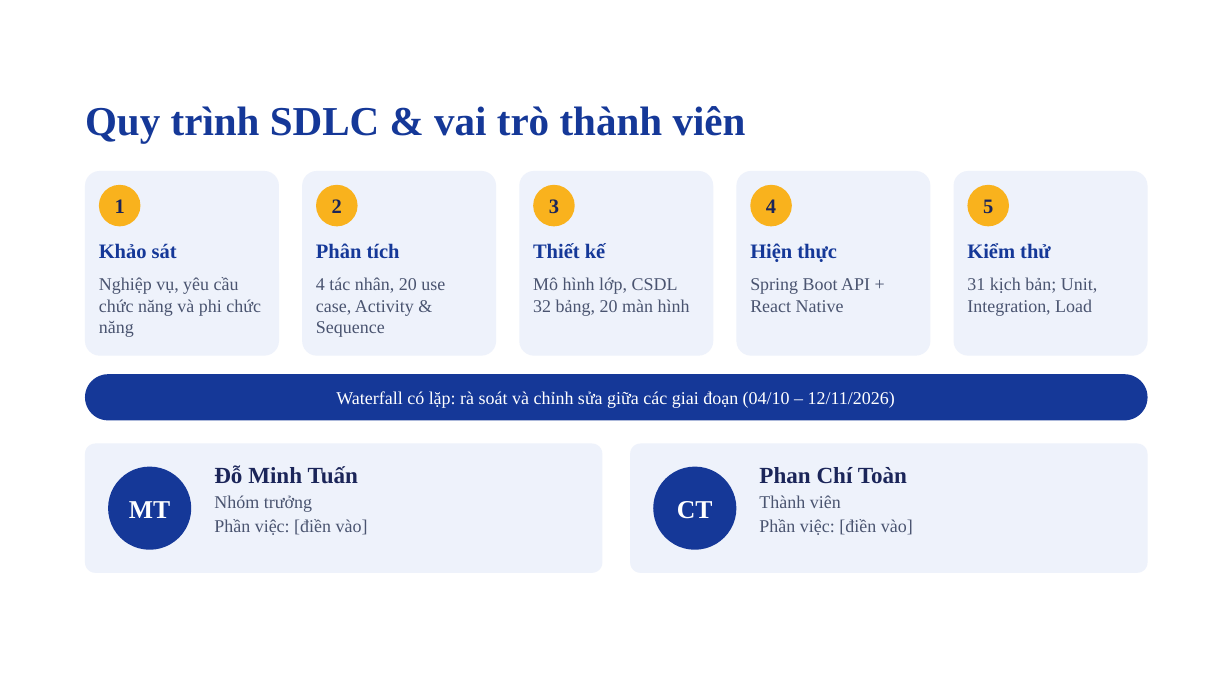
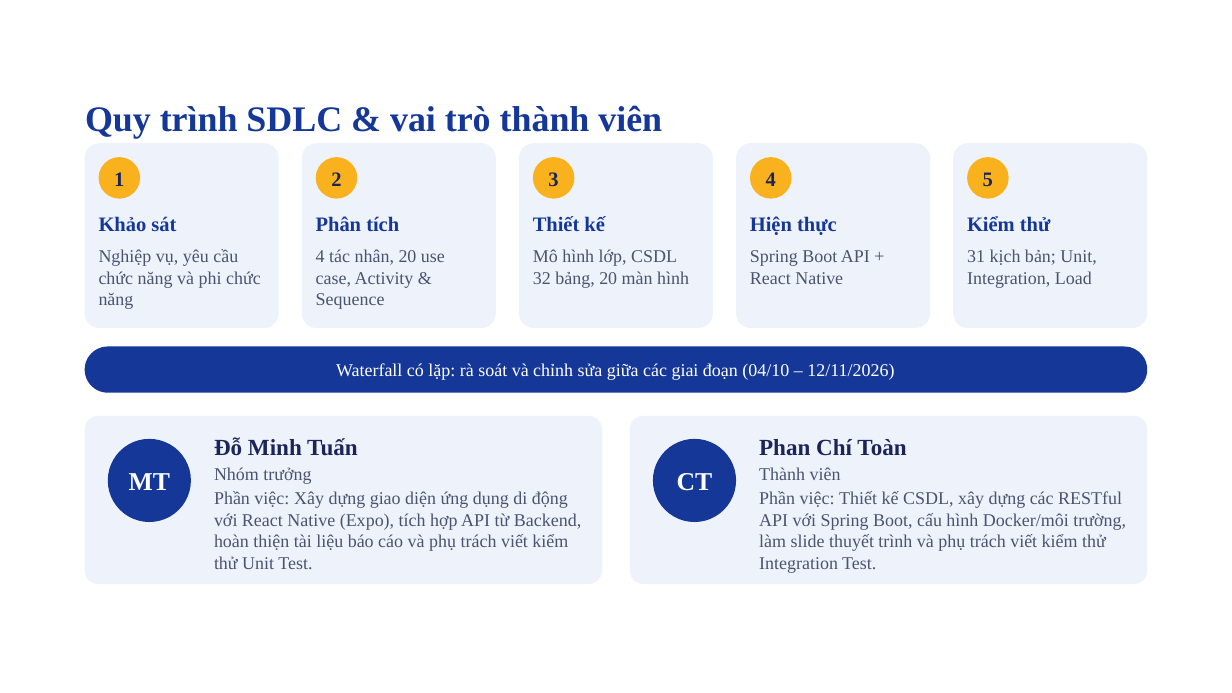
Before and after one commit to dotuanlt/N14_E_Learning_App, a slide deck: slide 5 of documents/ELearning_Nhom14.pptx. Drawn at 1232x693 pixels with LibreOffice and Linux fonts; fonts in the diff are those of the drawing; background and template pictures are left out. Boxes give left, top, right and bottom in pixels: in the first picture for what was removed or moved away, otherwise in the second. Text is boxed around its words. In the diff, an @@ line names an element or a change of style, - is before the commit and + after.

```diff
--- a/documents/ELearning_Nhom14.pptx
+++ b/documents/ELearning_Nhom14.pptx
@@ title "Quy trình SDLC & vai ..." at <box>85,105,662,139</box>: size 32 to 28 pt @@
@@ 7 ellipses, 5 texts, 5 rounded rectangles: place and size @@
-7 ellipses, 5 texts, 5 rounded rectangles at <box>85,171,1148,550</box>
+7 ellipses, 5 texts, 5 rounded rectangles at <box>85,143,1148,522</box>
@@ 5 texts, 1 rounded rectangle: place and size @@
-5 texts, 1 rounded rectangle at <box>85,243,1148,421</box>
+5 texts, 1 rounded rectangle at <box>85,216,1148,393</box>
@@ rounded rectangle: place and size @@
-rounded rectangle at <box>85,444,603,573</box>
+rounded rectangle at <box>85,416,603,584</box>
@@ rounded rectangle: place and size @@
-rounded rectangle at <box>630,444,1148,573</box>
+rounded rectangle at <box>630,416,1148,584</box>
@@ text "Đỗ Minh Tuấn": place and size @@
-text "Đỗ Minh Tuấn" at <box>214,465,368,535</box>
+text "Đỗ Minh Tuấn" at <box>214,437,581,569</box>
@@ text "Phan Chí Toàn": place and size @@
-text "Phan Chí Toàn" at <box>759,467,913,535</box>
+text "Phan Chí Toàn" at <box>759,439,1126,573</box>
@@ text at <box>214,491,581,569</box>: text changed @@
-Phần việc: [điền vào]
+Phần việc: Xây dựng giao diện ứng dụng di động với React Native (Expo), tích hợp API từ Backend, hoàn thiện tài liệu báo cáo và phụ trách viết kiểm thử Unit Test.
@@ text at <box>759,491,1126,573</box>: text changed @@
-Phần việc: [điền vào]
+Phần việc: Thiết kế CSDL, xây dựng các RESTful API với Spring Boot, cấu hình Docker/môi trường, làm slide thuyết trình và phụ trách viết kiểm thử Integration Test.
```
Also in this commit, not shown: 1 other slide changed, 10 other files.
